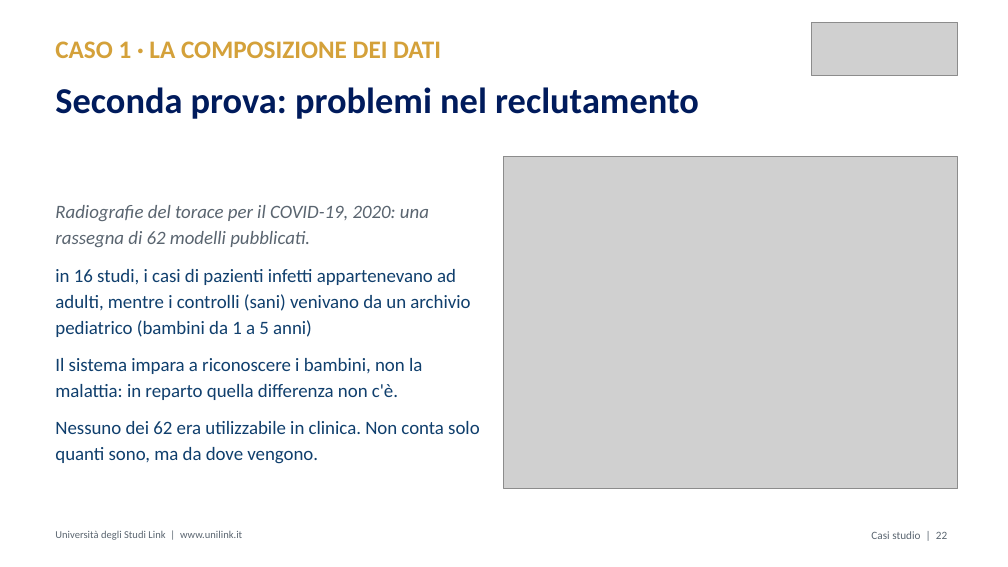
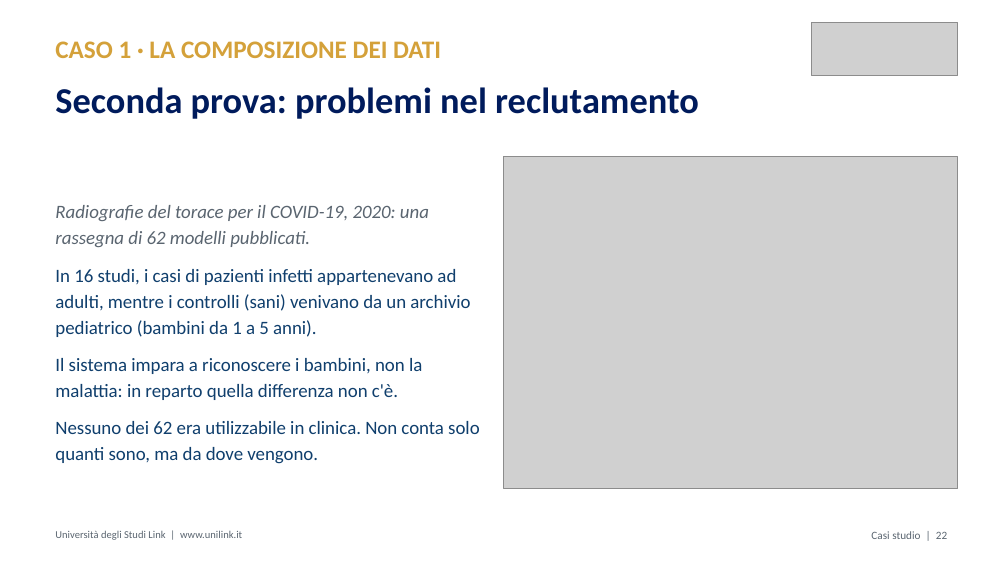
Before and after one commit to MicheleFerramola00/lezioni, a slide deck: slide 26 of slide/M2.4_Ferramola_slide.pptx. Drawn at 1008x567 pixels with LibreOffice and Linux fonts; fonts in the diff are those of the drawing; grey boxes stand for pictures. Boxes give left, top, right and bottom in pixels: in the first picture for what was removed or moved away, otherwise in the second. Text is boxed around its words. In the diff, an @@ line names an element or a change of style, - is before the commit and + after.

```diff
--- a/slide/M2.4_Ferramola_slide.pptx
+++ b/slide/M2.4_Ferramola_slide.pptx
@@ text at [55,269,470,337]: text changed @@
-in 16 studi, i casi di pazienti infetti appartenevano ad adulti, mentre i controlli (sani) venivano da un archivio pediatrico (bambini da 1 a 5 anni)
+In 16 studi, i casi di pazienti infetti appartenevano ad adulti, mentre i controlli (sani) venivano da un archivio pediatrico (bambini da 1 a 5 anni).
```
Also in this commit, not shown: 8 other slides changed, 3 other files.
